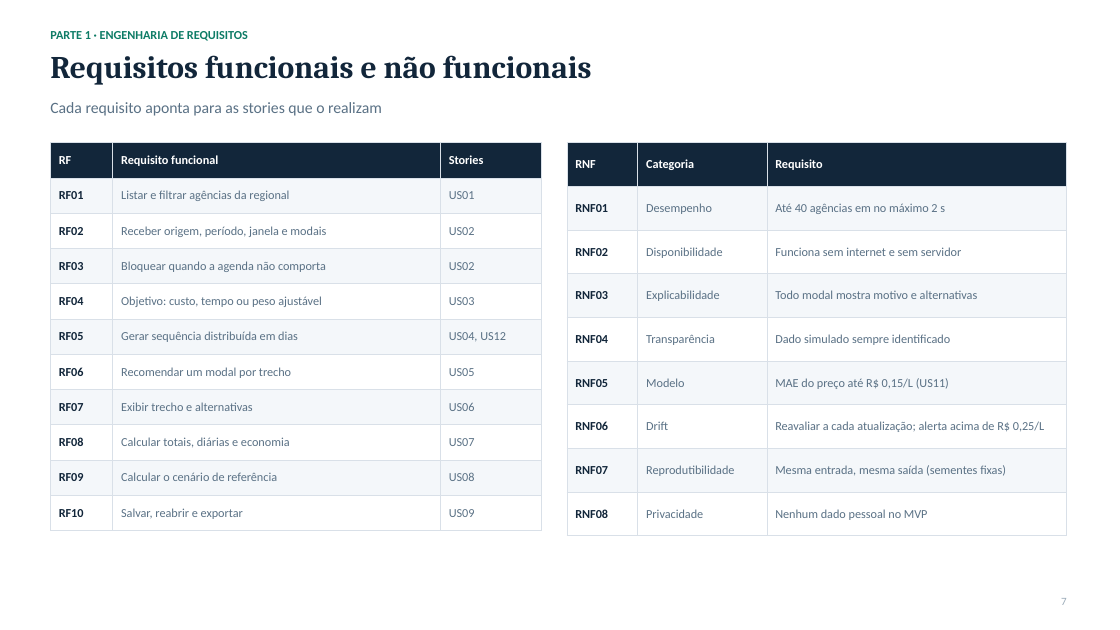
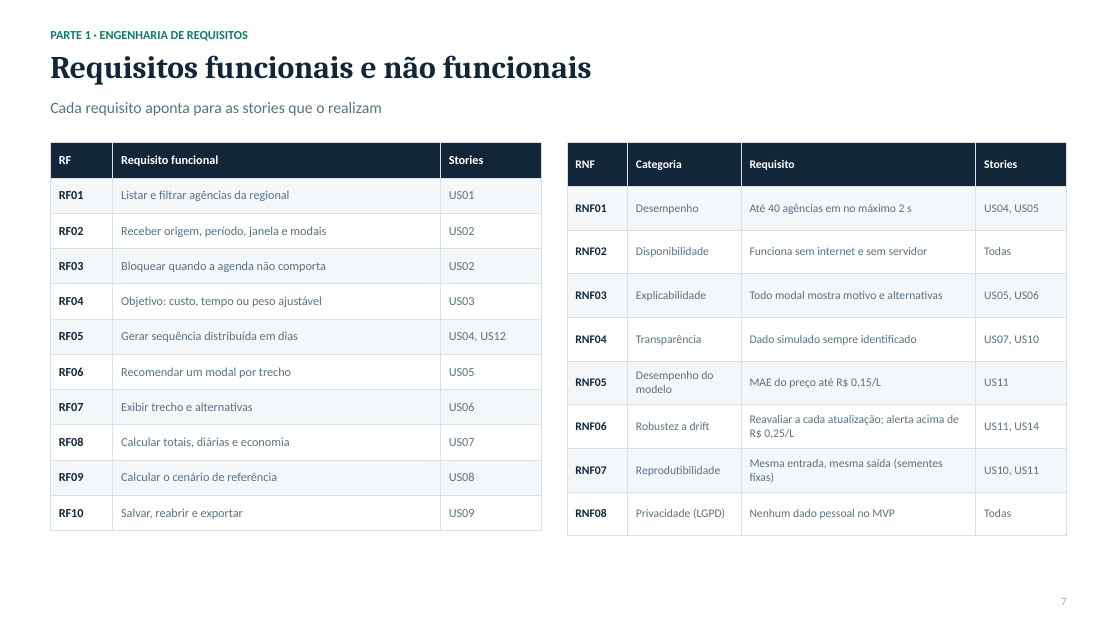
Before and after one commit to davi-cassiano/Projeto-Varela, a slide deck: slide 7 of docs/apresentacao-checkpoint-4-6.pptx. Drawn at 1120x630 pixels with LibreOffice and Linux fonts; fonts in the diff are those of the drawing. Boxes give left, top, right and bottom in pixels: in the first picture for what was removed or moved away, otherwise in the second. Text is boxed around its words. In the diff, an @@ line names an element or a change of style, - is before the commit and + after.

```diff
--- a/docs/apresentacao-checkpoint-4-6.pptx
+++ b/docs/apresentacao-checkpoint-4-6.pptx
@@ table at bbox=[567, 143, 1066, 523] @@
-column 2: Categoria | Desempenho | Disponibilidade | Explicabilidade | Transparência | Modelo | Drift | Reprodutibilidade | Privacidade
-column 3: Requisito | Até 40 agências em no máximo 2 s | Funciona sem internet e sem servidor | Todo modal mostra motivo e alternativas | Dado simulado sempre identificado | MAE do preço até R$ 0,15/L (US11) | Reavaliar a cada atualização; alerta acima de R$ 0,25/L | Mesma entrada, mesma saída (sementes fixas) | Nenhum dado pessoal no MVP
+column 2: Categoria | Desempenho | Disponibilidade | Explicabilidade | Transparência | Desempenho do modelo | Robustez a drift | Reprodutibilidade | Privacidade (LGPD)
+column 3: Requisito | Até 40 agências em no máximo 2 s | Funciona sem internet e sem servidor | Todo modal mostra motivo e alternativas | Dado simulado sempre identificado | MAE do preço até R$ 0,15/L | Reavaliar a cada atualização; alerta acima de R$ 0,25/L | Mesma entrada, mesma saída (sementes fixas) | Nenhum dado pessoal no MVP
+column 4: Stories | US04, US05 | Todas | US05, US06 | US07, US10 | US11 | US11, US14 | US10, US11 | Todas
```
Also in this commit, not shown: 7 other slides changed.
